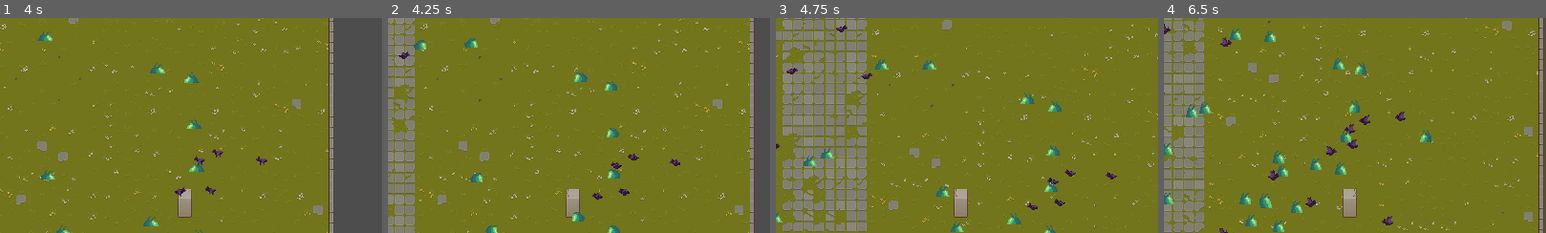
Above: before the commit, frames 1-4 (left to right).
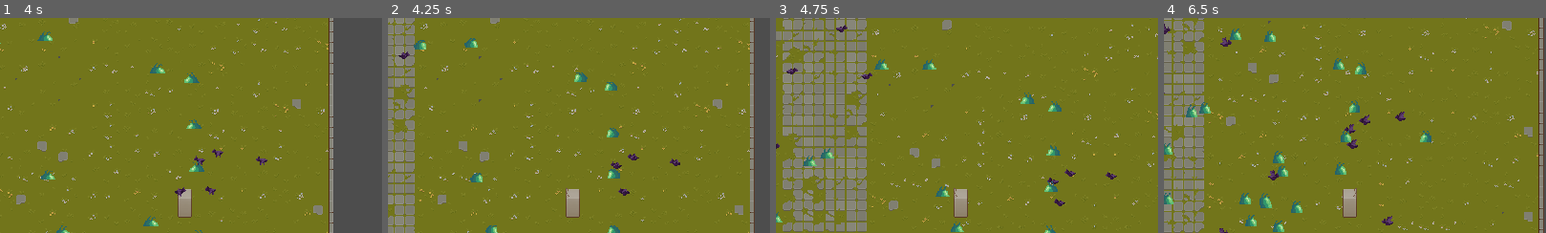
Above: after the commit, the same moments.

Repository: reyhanfarabi/project-survive
Game: Godot game, scene res://scenes/game.tscn
The game is run twice, just before and just after one commit, with the same random seed, the same clock (stepped at 60 frames per second) and the same inputs. The project has no main scene, so this scene is started directly.
Inputs:
- Up to frame 1 (4 s): hold D (right) 0.53-1.28 s; tap W (top) every 0.75 s from 0.6 to 3.6 s; hold S (down) 1.28-2.03 s; hold D (right) 2.03-3.53 s; hold A (left) from 3.53 s (still down)
- Up to frame 2 (4.25 s): keep holding A (left)
- Up to frame 3 (4.75 s): keep holding A (left); tap W (top) at 4.35 s
- Up to frame 4 (6.5 s): release A (left) at 5.03 s; hold S (down) 5.03-5.78 s; tap W (top) at 5.1, 5.85 s; hold D (right) from 5.78 s (still down)
The pictures show only the part of the screen within x 26-76%, y 6-56%; the shares and areas given below are measured in that part.

Frame 1 is identical in both runs. In frame 2, 0.2% of the frame differs, in the area x 48-57%, y 81-95%; in frame 3, 0.2%; in frame 4, 0.3%, in the area x 37-46%, y 59-88%.

Commit message:
add destroy logic to enemy node

Diff:
--- a/scripts/enemy.gd
+++ b/scripts/enemy.gd
@@ -27,6 +27,7 @@
 	_handle_movement(delta)
 	_handle_facing()
 	_handle_attack_to_player()
+	_handle_destory()
 
 
 func _handle_movement(delta):
@@ -49,6 +50,11 @@
 	_player.deal_damage(_entity.attack_damage)
 
 
+func _handle_destory():
+	if _entity.health <= 0:
+		queue_free()
+
+
 func deal_damage(damage_amount: int):
 	_entity.health -= damage_amount
 	print(_entity.health)
